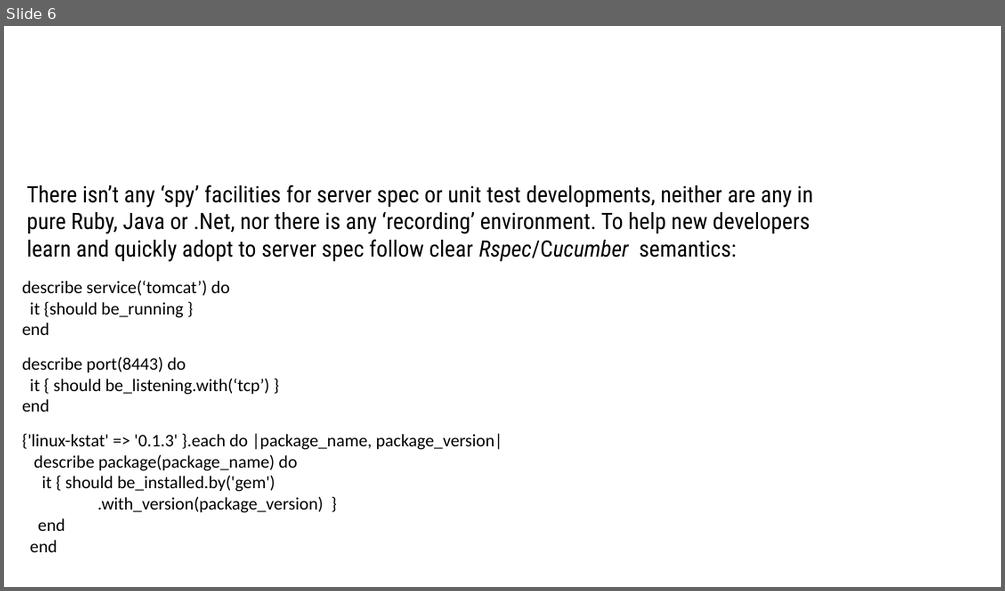
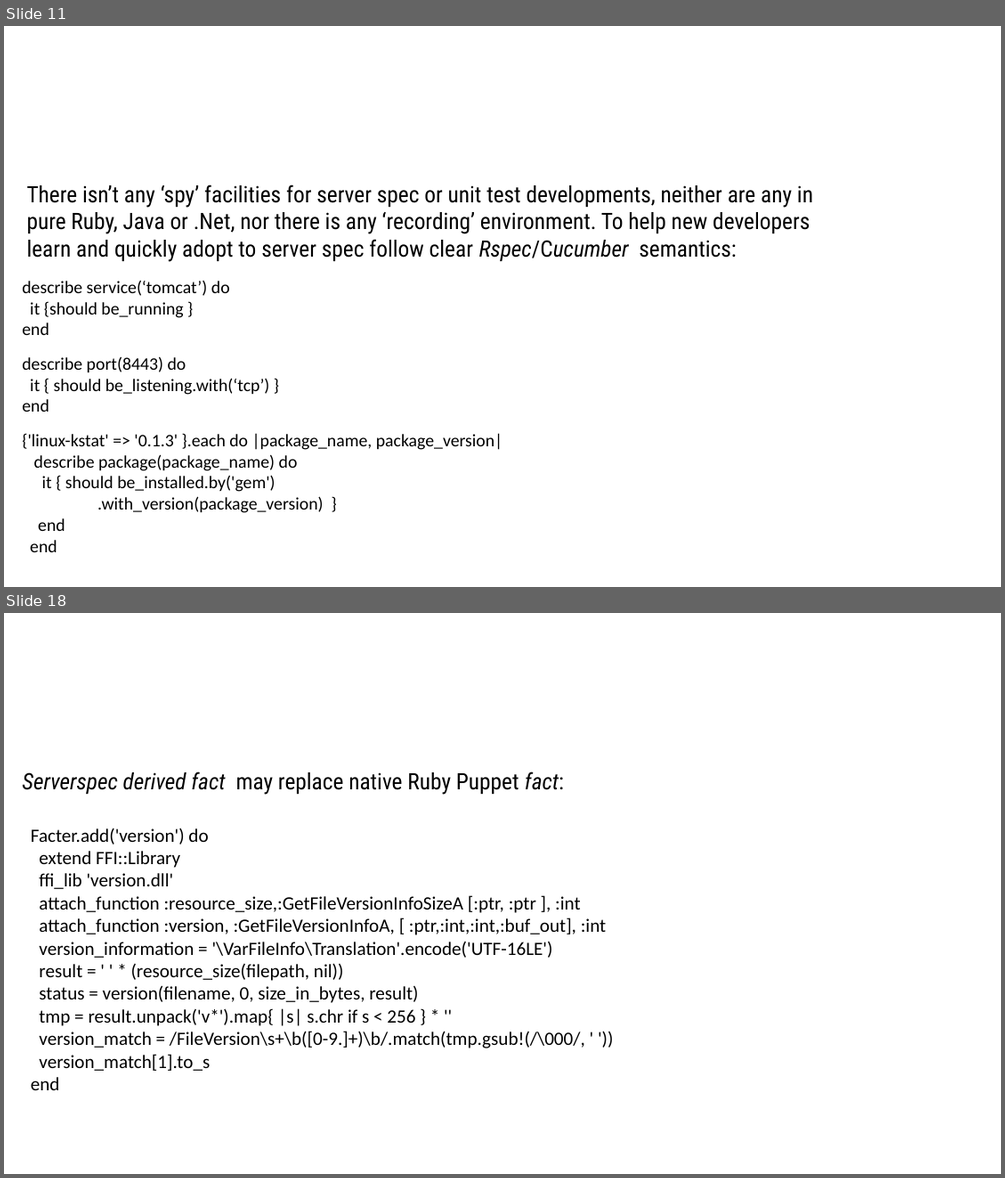
Before and after one commit to sergueik/uru_serverspec, a slide deck: Serverspec Integration in Cloud Provision.odp. Shown one above the other, each under a label of ours: slide 6 before the commit, slides 11 and 18 after it; the slides between them are not shown. The pictures are 1005x591 and 1005x1178 pixels, drawn with LibreOffice and Linux fonts; fonts in the diff are those of the drawing; background and template pictures are left out. Boxes give left, top, right and bottom in pixels: in the first picture for what was removed or moved away, otherwise in the second. Text is boxed around its words. In the diff, an @@ line names an element or a change of style, - is before the commit and + after.

```diff
--- a/Serverspec Integration in Cloud Provision.odp
+++ b/Serverspec Integration in Cloud Provision.odp
@@ slide 18 added at <box>4,613,1001,1174</box>, background #FFFFFF @@
@@ text added at <box>22,771,564,795</box>, 18 pt, text #000000 @@
+Serverspec derived fact may replace native Ruby Puppet fact:
@@ text added at <box>31,827,606,1090</box>, 15 pt, text #000000 @@
+Facter.add('version') do
+extend FFI::Library
+ffi_lib 'version.dll'
+attach_function :resource_size,:GetFileVersionInfoSizeA [:ptr, :ptr ], :int
+attach_function :version, :GetFileVersionInfoA, [ :ptr,:int,:int,:buf_out], :int
+version_information = '\VarFileInfo\Translation'.encode('UTF-16LE')
+result = ' ' * (resource_size(filepath, nil))
+status = version(filename, 0, size_in_bytes, result)
+tmp = result.unpack('v*').map{ |s| s.chr if s < 256 } * ''
+version_match = /FileVersion\s+\b([0-9.]+)\b/.match(tmp.gsub!(/\000/, ' '))
+version_match[1].to_s
+end
@@ what was slide 6 is now slide 11 @@
```
Also in this commit, not shown: 7 slides changed, 10 other slides added, 2 slides removed, 1 other file.
